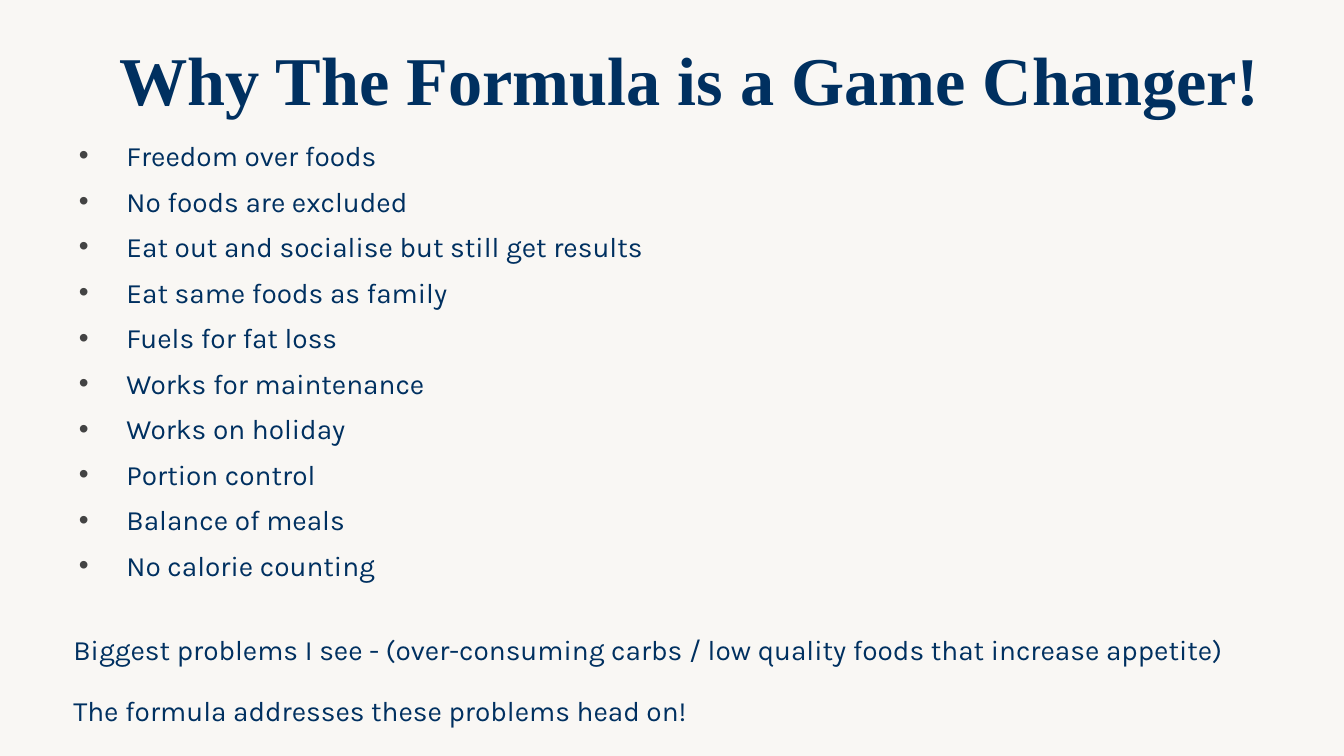
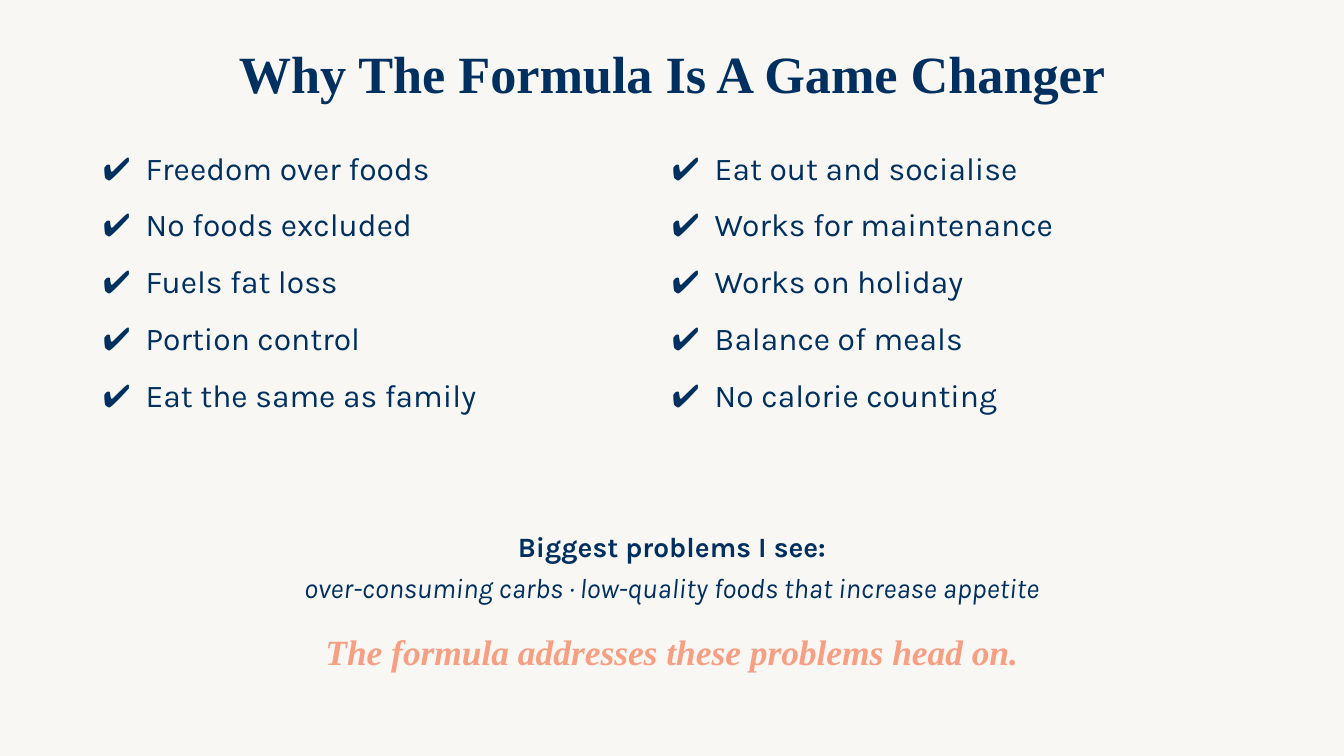
Before and after one commit to WeAreWLA/21-day-reset, a slide deck: slide 17 of decks/Day 5 - Free 5 Day Reset/Day 5 - Free 5 Day Reset.pptx. Drawn at 1344x756 pixels with LibreOffice and Linux fonts; fonts in the diff are those of the drawing. Boxes give left, top, right and bottom in pixels: in the first picture for what was removed or moved away, otherwise in the second. Text is boxed around its words. In the diff, an @@ line names an element or a change of style, - is before the commit and + after.

```diff
--- a/decks/Day 5 - Free 5 Day Reset/Day 5 - Free 5 Day Reset.pptx
+++ b/decks/Day 5 - Free 5 Day Reset/Day 5 - Free 5 Day Reset.pptx
@@ text "Why The Formula Is A ..." at [239,56,1105,104]: vertical alignment middle to top @@
@@ text at [239,56,1105,104]: text changed; size 36.6 to 28 pt @@
-Why The Formula is a Game Changer!
+Why The Formula Is A Game Changer
@@ text at [146,158,476,415]: text changed; size 15 to 17 pt @@
-• Freedom over foods
-• No foods are excluded
-• Eat out and socialise but still get results
-• Eat same foods as family
-• Fuels for fat loss
-• Works for maintenance
-• Works on holiday
-• Portion control
-• Balance of meals
-• No calorie counting
+✔ Freedom over foods
+✔ No foods excluded
+✔ Fuels fat loss
+✔ Portion control
+✔ Eat the same as family
@@ text added at [715,158,1053,415], 17 pt, text #003060 @@
+✔ Eat out and socialise
+✔ Works for maintenance
+✔ Works on holiday
+✔ Balance of meals
+✔ No calorie counting
@@ text at [304,537,1039,672]: text changed; bold on; italic on @@
-Biggest problems I see - (over-consuming carbs / low quality foods that increase appetite)
-The formula addresses these problems head on!
+Biggest problems I see:
+over-consuming carbs · low-quality foods that increase appetite
+The formula addresses these problems head on.
```
Also in this commit, not shown: 25 other slides changed.
